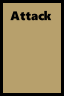
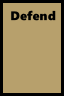
Layers edited between the first and the second 64 × 96 image:
pixels changed over [10, 10, 56, 21] (layer not identified)
